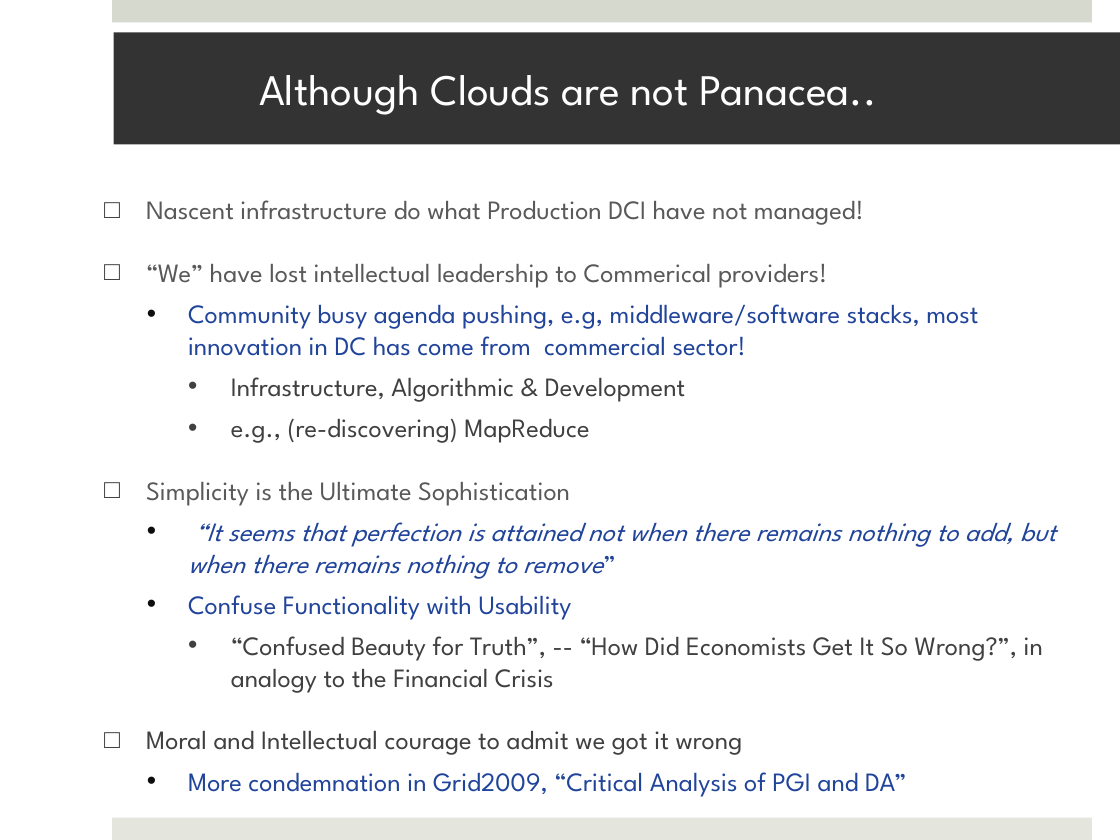
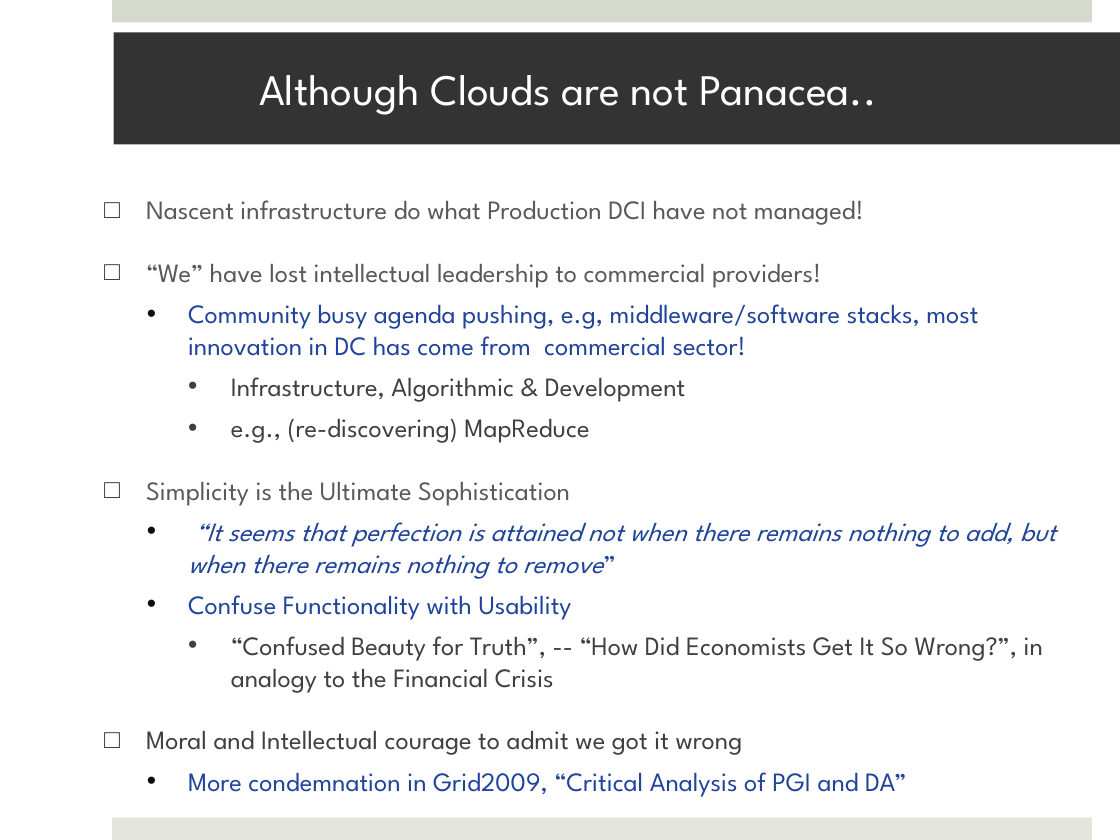
Before and after one commit to saga-project/saga-cpp-legacy-projects, a slide deck: slide 19 of papers/cloudcom10/presentation/saga-azure-cloudcom10.pptx (slide 18 before the commit). Drawn at 1120x840 pixels with LibreOffice and Linux fonts; fonts in the diff are those of the drawing. Boxes give left, top, right and bottom in pixels: in the first picture for what was removed or moved away, otherwise in the second. Text is boxed around its words. In the diff, an @@ line names an element or a change of style, - is before the commit and + after.

```diff
--- a/papers/cloudcom10/presentation/saga-azure-cloudcom10.pptx
+++ b/papers/cloudcom10/presentation/saga-azure-cloudcom10.pptx
@@ text at [146,264,821,288]: text changed @@
-□ “We” have lost intellectual leadership to Commerical providers!
+□ “We” have lost intellectual leadership to commercial providers!
```
Also in this commit, not shown: 4 other slides changed, 2 slides added, 1 slide removed.
